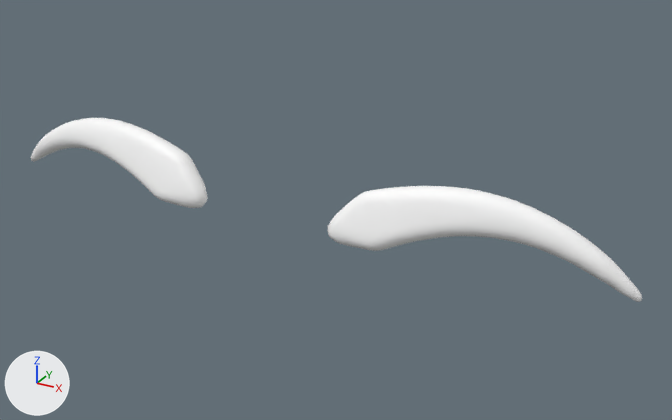
Two versions of the glTF model apps/web/public/avatar-kit/brows/angled.glb, one commit apart.
Both versions are drawn from a camera (50 mm lens) standing at (0.587, -1.828, 0.822) and looking at (0.074, -0.894, 0.355). Arrows for +X, +Y and +Z are at lower left; the lights stay in place. The older version comes first. Both versions are drawn at full value of the shape key 'idHeadNarrow' of 'Mesh_0'; the numbers are the values there.
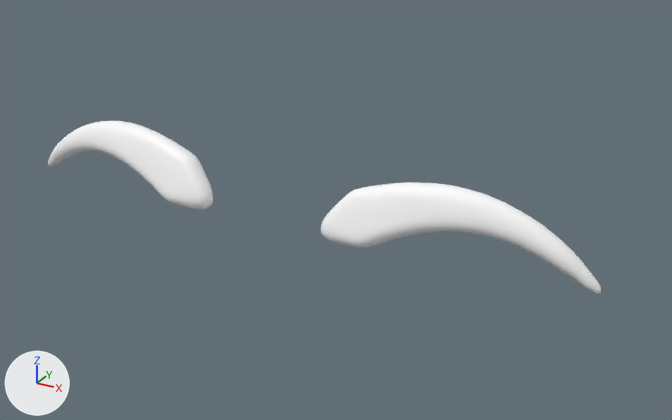
Scene script edits in JSON lines:
```json
{"block": "me_mesh_0", "where": "# used by ob_mesh_0; parent = ob_part; location = (-0.469, -0.886, 0.264); scale = (0.0000573, 0.0000573, 0.0000573)"}
{"op": "remove", "block": "me_mesh_0", "code": "me_mesh_0.from_pydata(...)  # 1304 vertices, 2600 faces; spans x 326.0..16056.0, y -1296.0..-11.0, z 1071.0..2838.0"}
{"op": "add", "block": "me_mesh_0", "code": "me_mesh_0.from_pydata(...)  # 1304 vertices, 2600 faces; spans x 1609.0..14774.0, y -1258.0..-174.0, z 1023.0..2642.0"}
{"block": "me_mesh_0", "change": "me_mesh_0 part 1: 654 of 1304 vertices moved; they spanned x 9760.0..16056.0, y -1296.0..-11.0, z 1071.0..2836.0 and now span x 9496.0..14774.0, y -1258.0..-174.0, z 1023.0..2641.0; mean shift (-753.0, -48.0, -133.0); largest move (16056.0, -133.0, 1120.0) -> (14774.0, -284.0, 1068.0)"}
{"block": "me_mesh_0", "change": "me_mesh_0 part 2: 650 of 1304 vertices moved; they spanned x 326.0..6623.0, y -1296.0..-16.0, z 1073.0..2838.0 and now span x 1609.0..6887.0, y -1258.0..-175.0, z 1023.0..2642.0; mean shift (770.0, -51.0, -133.0); largest move (326.0, -144.0, 1129.0) -> (1609.0, -293.0, 1076.0)"}
{"op": "set", "path": "ob_mesh_0.location", "old": "(-0.469, -0.886, 0.264)", "new": "(-0.508, -0.884, 0.264)"}
{"op": "set", "path": "ob_mesh_0.scale", "old": "(0.0000573, 0.0000573, 0.0000573)", "new": "(0.000062, 0.000062, 0.000062)"}
```

Location of each change, [x1, y1, x2, y2] in pixels of the pictures (672 x 420 px; the box of a moved part takes in the faces that stretch with it):
```json
{"object": "Mesh_0", "change": "reshaped, moved, rescaled", "before": [31, 118, 642, 302], "after": [48, 121, 601, 294], "on screen": "9% narrower"}
{"part": 1, "of": "me_mesh_0", "change": "moved or reshaped", "before": [327, 186, 642, 302], "after": [320, 182, 601, 294]}
{"part": 2, "of": "me_mesh_0", "change": "moved or reshaped", "before": [31, 118, 208, 208], "after": [48, 121, 213, 210]}
```
